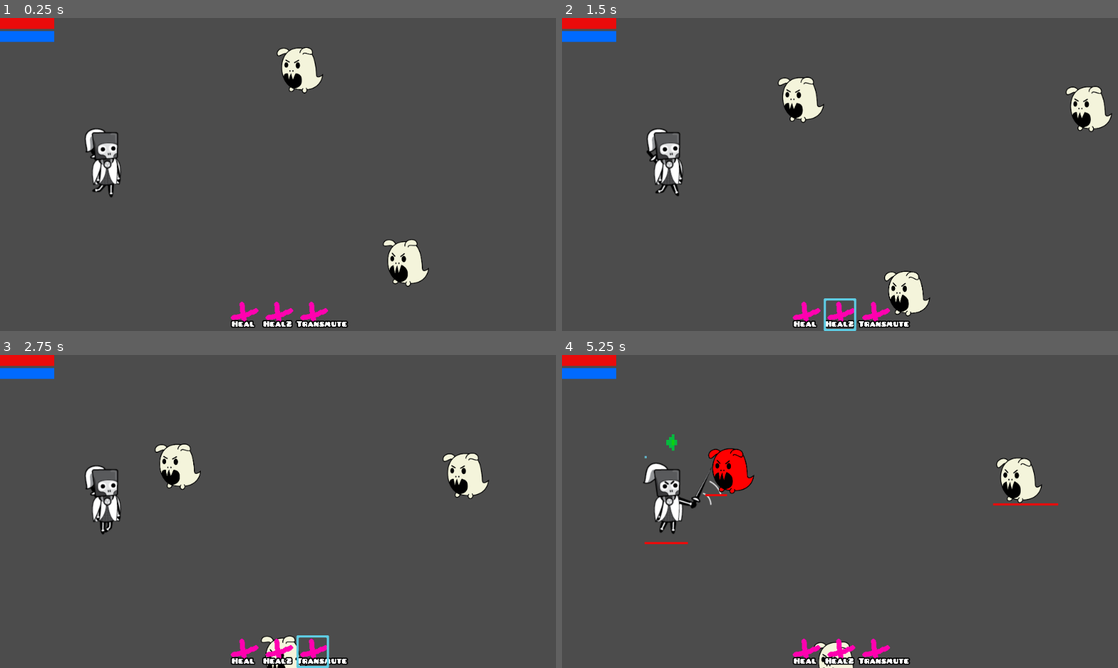
Above: before the commit, frames 1-4 (two rows, left to right).
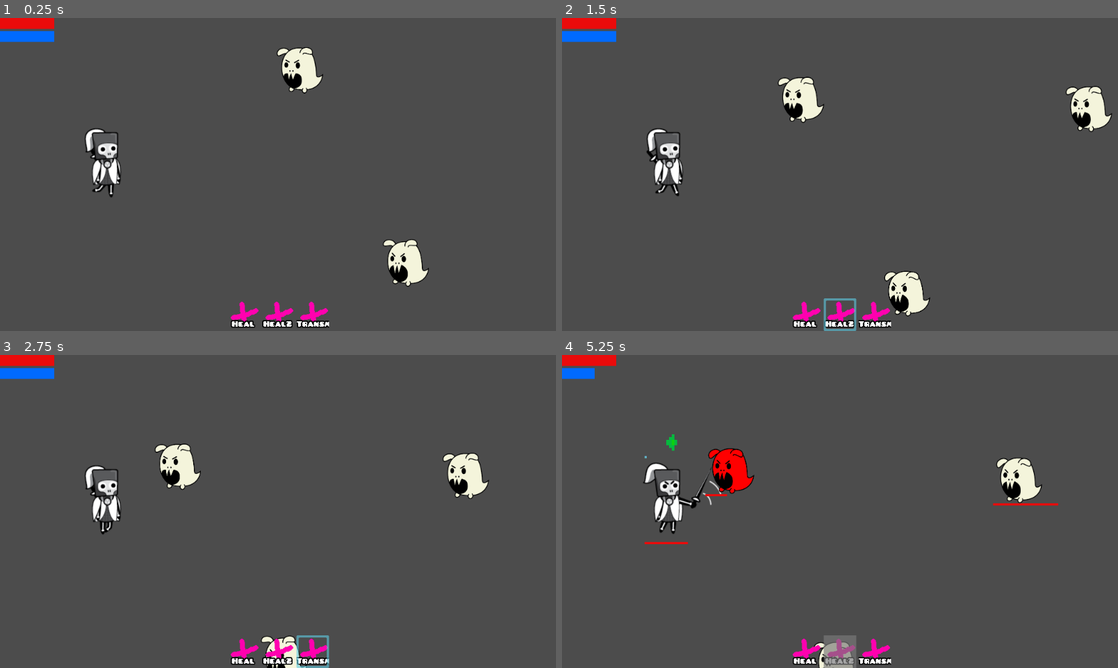
Above: after the commit, the same moments.

Repository: danreeves/godot-wild-jam-33
Game: Godot game, scene res://Main.tscn
The game is run twice, just before and just after one commit, with the same random seed, the same clock (stepped at 60 frames per second) and the same inputs. The engine's default icon, where the game draws it, is replaced by a stand-in: a white triangle on a blue panel in a dark square.
Inputs (mouse positions are in pixels of both pictures, inside the frame that each line leads up to):
- Up to frame 1 (0.25 s): no input
- Up to frame 2 (1.5 s): move the mouse to (806, 315) at 0.52 s; click (806, 315) at 0.67 s; move the mouse to (840, 315) at 1.27 s; click (840, 315) at 1.42 s
- Up to frame 3 (2.75 s): move the mouse to (311, 652) at 2.02 s; click (311, 652) at 2.17 s
- Up to frame 4 (5.25 s): move the mouse to (673, 498) at 2.77 s; click (673, 498) at 2.92 s; move the mouse to (734, 470) at 3.52 s; click (734, 470) at 3.67 s; move the mouse to (840, 664) at 4.27 s; click (840, 664) at 4.42 s; move the mouse to (1017, 480) at 5.02 s; click (1017, 480) at 5.17 s

The runs differ from the first frame. In frame 1, less than 0.1% of the frame differs, in the area x 53-63%, y 96-99%; in frame 2, 0.2%; in frame 3, 0.2%; in frame 4, 0.8%, in the area x 5-63%, y 4-100%.

Commit message:
cooldowns and mana

Diff:
--- a/Systems/SpellManager.gd
+++ b/Systems/SpellManager.gd
@@ -1,6 +1,10 @@
 extends Node
 
 const AbilityButton = preload("res://UI/AbilityButton.tscn")
+
+export (int) var mana_regen_per_second = 5
+export (int) var max_mana = 100
+export (int) var mana = max_mana
 
 var spells = [
 	Heal.new(),
@@ -12,11 +16,13 @@
 onready var HUD = get_parent().find_node("HUD")
 
 func _ready() -> void:
+	var _err1 = $Timer.connect("timeout", self, "tick")
 	var spells_container: HBoxContainer = HUD.find_node("Spells")
 	for spell in spells:
 		var button = AbilityButton.instance()
 		button._texture = spell.texture
 		button.label = spell.name
+		button.cooldown = spell.cooldown
 		spells_container.add_child(button)
 		button.connect("clicked", self, "spell_primed")
 
@@ -25,8 +31,14 @@
 		if spell.name == spell_name:
 			active_spell = spell
 
+	if active_spell.mana_cost > mana:
+		active_spell = null
+
 	for button in HUD.find_node("Spells").get_children():
-		if button.label != spell_name:
+		var name = ""
+		if active_spell:
+			name = active_spell.name
+		if name == "" or button.label != name:
 			button.deselect()
 
 func _unhandled_input(event: InputEvent) -> void:
@@ -52,9 +64,17 @@
 func cast(target):
 	if active_spell.has_method("cast"):
 		active_spell.cast(target)
+		mana = max(0, mana - active_spell.mana_cost)
+
+		for button in HUD.find_node("Spells").get_children():
+			if button.label == active_spell.name:
+				button.used()
 	else:
 		print(active_spell.name + "HAS NO CAST METHOD")
 
 	active_spell = null
 	for button in HUD.find_node("Spells").get_children():
 		button.deselect()
+
+func tick():
+	mana = min(max_mana, mana + mana_regen_per_second)
--- a/Systems/SpellManager.tscn
+++ b/Systems/SpellManager.tscn
@@ -4,3 +4,6 @@
 
 [node name="SpellManager" type="Node"]
 script = ExtResource( 1 )
+
+[node name="Timer" type="Timer" parent="."]
+autostart = true
--- a/Systems/Spells/ChangeElement.gd
+++ b/Systems/Spells/ChangeElement.gd
@@ -4,6 +4,8 @@
 export (String) var name = "Transmute"
 export (Array) var targetable_groups = ["Enemies"]
 export (Texture) var texture = load("res://button1.png")
+export (int) var mana_cost = 10
+export (int) var cooldown = 1
 
 func cast(target):
 	if "element" in target:
--- a/Systems/Spells/Heal.gd
+++ b/Systems/Spells/Heal.gd
@@ -4,6 +4,8 @@
 export (String) var name = "Heal"
 export (Array) var targetable_groups = ["Player"]
 export (Texture) var texture = load("res://button1.png")
+export (int) var mana_cost = 20
+export (int) var cooldown = 1
 
 func cast(target):
 	var hp = target.find_node("Health")
--- a/Systems/Spells/Heal2.gd
+++ b/Systems/Spells/Heal2.gd
@@ -4,6 +4,9 @@
 export (String) var name = "Heal2"
 export (Array) var targetable_groups = ["Enemies"]
 export (Texture) var texture = load("res://button1.png")
+export (int) var mana_cost = 40
+export (int) var cooldown = 10
+
 func cast(target):
 	var hp = target.find_node("Health")
 	if hp:
--- a/UI/AbilityButton.gd
+++ b/UI/AbilityButton.gd
@@ -2,36 +2,47 @@
 
 export(Texture) var _texture = null
 export (String) var label = ""
+export (int) var cooldown = 1
+
+var selected = false
 
 signal clicked(spell_name)
 
 func _ready() -> void:
 	texture = _texture
 	$Label.text = label
+	$Cooldown.wait_time = cooldown
 	var _err1 = connect("mouse_entered", self, "mouse_entered")
 	var _err2 = connect("mouse_exited", self, "mouse_exited")
 	var _err3 = connect("gui_input", self, "gui_input")
 
 func _process(_delta: float) -> void:
-	pass
-#	$Progress.rect_size.x -= delta * 10
-#	if $Progress.rect_size.x <= 0:
-#		$Progress.rect_size.x = 60
+	$Progress.rect_scale.x = $Cooldown.time_left / $Cooldown.wait_time
 
 func mouse_entered() -> void:
-	pass
+	$Selected.visible = true
+	$Selected.modulate = Color(1, 1, 1, 0.6)
 
 func mouse_exited() -> void:
-	pass
+	if !selected:
+		$Selected.visible = false
+
+	$Selected.modulate = Color(1, 1, 1, 1)
 
 func gui_input(event: InputEvent) -> void:
 	if event is InputEventMouseButton:
 		if event.pressed and event.button_index == 1:
-			emit_signal("clicked", label)
-			select()
+			if $Cooldown.is_stopped():
+				select()
+				emit_signal("clicked", label)
+
+func used():
+	$Cooldown.start()
 
 func select():
+	selected = true
 	$Selected.visible = true
 
 func deselect():
+	selected = false
 	$Selected.visible = false
--- a/UI/AbilityButton.tscn
+++ b/UI/AbilityButton.tscn
@@ -15,21 +15,12 @@
 margin_right = 60.0
 margin_bottom = 60.0
 rect_min_size = Vector2( 60, 60 )
+rect_clip_content = true
 mouse_filter = 0
 mouse_default_cursor_shape = 2
 texture = ExtResource( 1 )
 stretch_mode = 1
 script = ExtResource( 3 )
-__meta__ = {
-"_edit_use_anchors_": false
-}
-
-[node name="Progress" type="TextureRect" parent="."]
-margin_bottom = 60.0
-mouse_filter = 2
-texture = ExtResource( 2 )
-expand = true
-stretch_mode = 1
 __meta__ = {
 "_edit_use_anchors_": false
 }
@@ -40,11 +31,31 @@
 anchor_bottom = 1.0
 margin_top = -20.0
 custom_fonts/font = SubResource( 1 )
-text = "Test"
+text = "Testaaaaa"
 align = 1
+__meta__ = {
+"_edit_use_anchors_": false
+}
 
 [node name="Selected" type="TextureRect" parent="."]
 visible = false
 margin_right = 60.0
 margin_bottom = 60.0
 texture = ExtResource( 5 )
+__meta__ = {
+"_edit_use_anchors_": false
+}
+
+[node name="Progress" type="TextureRect" parent="."]
+margin_right = 60.0
+margin_bottom = 60.0
+mouse_filter = 2
+texture = ExtResource( 2 )
+expand = true
+stretch_mode = 1
+__meta__ = {
+"_edit_use_anchors_": false
+}
+
+[node name="Cooldown" type="Timer" parent="."]
+one_shot = true
--- a/UI/HUD.tscn
+++ b/UI/HUD.tscn
@@ -1,5 +1,6 @@
-[gd_scene load_steps=3 format=2]
+[gd_scene load_steps=4 format=2]
 
+[ext_resource path="res://UI/ManaBar.gd" type="Script" id=1]
 [ext_resource path="res://health.png" type="Texture" id=3]
 [ext_resource path="res://mana.png" type="Texture" id=4]
 
@@ -50,3 +51,4 @@
 margin_right = 100.0
 margin_bottom = 44.0
 texture = ExtResource( 4 )
+script = ExtResource( 1 )
--- /dev/null
+++ b/UI/ManaBar.gd
@@ -0,0 +1,11 @@
+extends TextureRect
+
+onready var HUD = get_parent().get_parent().get_parent()
+onready var player = HUD.get_parent()
+onready var spell_manager = player.find_node("SpellManager")
+
+func _ready() -> void:
+	pass
+
+func _process(_delta: float) -> void:
+	rect_scale.x = float(spell_manager.mana) / float(spell_manager.max_mana)
--- a/Units/Enemy.gd
+++ b/Units/Enemy.gd
@@ -33,7 +33,7 @@
 func is_element(elem) -> bool:
 	return element == elem
 
-func _process(delta: float) -> void:
+func _process(_delta: float) -> void:
 	$AnimatedSprite.flip_h = move_away_from_player
 
 	if get_target().dead:
--- a/Units/Player.tscn
+++ b/Units/Player.tscn
@@ -29,7 +29,7 @@
 [node name="AnimatedSprite" type="AnimatedSprite" parent="."]
 frames = ExtResource( 1 )
 animation = "idle"
-frame = 19
+frame = 13
 playing = true
 
 [node name="Hitbox" type="CollisionShape2D" parent="."]
@@ -66,11 +66,11 @@
 sprite = ExtResource( 9 )
 element = 5
 
-[node name="HUD" parent="." instance=ExtResource( 10 )]
-
 [node name="SpellManager" parent="." instance=ExtResource( 11 )]
 
 [node name="ClickArea" type="Area2D" parent="."]
 
 [node name="CollisionShape2D" type="CollisionShape2D" parent="ClickArea"]
 shape = SubResource( 3 )
+
+[node name="HUD" parent="." instance=ExtResource( 10 )]
